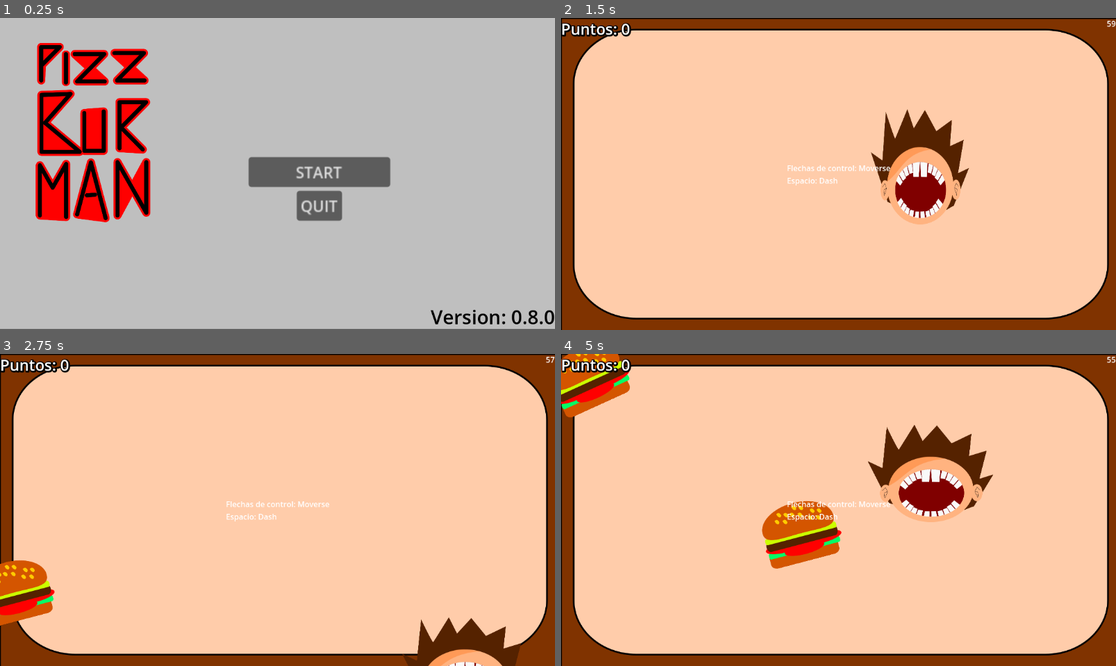
Above: before the commit, frames 1-4 (two rows, left to right).
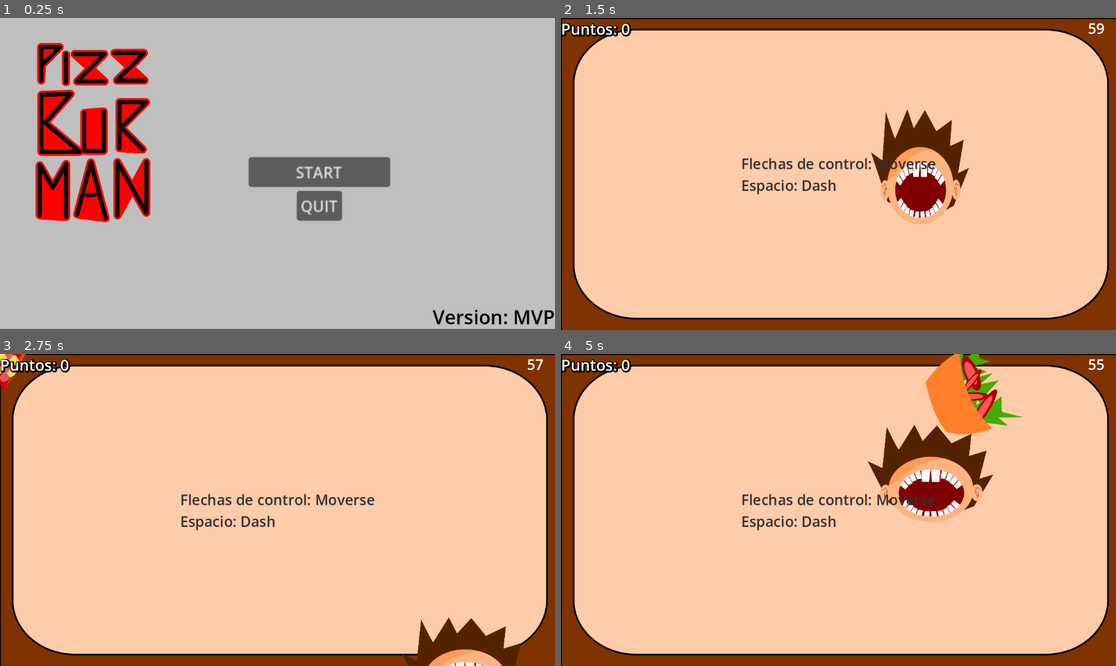
Above: after the commit, the same moments.

Repository: NitroXen/PizzBurMan
Game: Godot game, scene res://Scenes/menu.tscn
Same seed, same stepped clock (60 frames per second), same inputs: the game is played once before the commit and once after it.
Inputs:
- Up to frame 1 (0.25 s): no input
- Up to frame 2 (1.5 s): click "START" at 0.5 s; tap Enter at 1.25 s; hold Right (right) from 1.28 s (still down); hold Space (dash) from 1.28 s (still down)
- Up to frame 3 (2.75 s): release Right (right) at 2.03 s; release Space (dash) at 2.03 s; hold Down (down) from 2.03 s (still down); tap Space (dash) at 2.1 s
- Up to frame 4 (5 s): release Down (down) at 2.78 s; hold Right (right) 2.78-3.53 s; hold Space (dash) 2.78-3.53 s; hold Up (up) 3.53-4.28 s; tap Space (dash) at 3.6 s; hold Left (left) from 4.28 s (still down); hold Space (dash) from 4.28 s (still down)

The runs differ from the first frame. In frame 1, 0.6% of the frame differs, in the area x 77-100%, y 93-99%; in frame 2, 1.0%; in frame 3, 2.9%; in frame 4, 7.4%, in the area x 0-100%, y 0-69%.

Commit message:
add: game over, bad food and salad

Diff:
--- a/Components/respawn_component.tscn
+++ b/Components/respawn_component.tscn
@@ -1,7 +1,9 @@
-[gd_scene load_steps=4 format=3 uid="uid://bg53aedutdx68"]
+[gd_scene load_steps=6 format=3 uid="uid://bg53aedutdx68"]
 
 [ext_resource type="Script" uid="uid://ccrks4s57klbr" path="res://Scripts/respawn_component.gd" id="1_0y0en"]
 [ext_resource type="PackedScene" uid="uid://dqofulghxmqn6" path="res://Scenes/food.tscn" id="2_q6k53"]
+[ext_resource type="PackedScene" uid="uid://br455ln1gpja7" path="res://Scenes/bad_food.tscn" id="2_ypjaf"]
+[ext_resource type="PackedScene" uid="uid://caj6qn4gu2a3v" path="res://Scenes/salad.tscn" id="4_kqvhh"]
 
 [sub_resource type="Curve2D" id="Curve2D_q6k53"]
 _data = {
@@ -11,14 +13,14 @@
 
 [node name="RespawnComponent" type="Node2D"]
 script = ExtResource("1_0y0en")
-foods = Array[PackedScene]([ExtResource("2_q6k53"), null, null])
+foods = Array[PackedScene]([ExtResource("2_ypjaf"), ExtResource("2_q6k53"), ExtResource("4_kqvhh")])
 
 [node name="Path2D" type="Path2D" parent="."]
 curve = SubResource("Curve2D_q6k53")
 
 [node name="PathFollow2D" type="PathFollow2D" parent="Path2D"]
 position = Vector2(-1, 3)
-rotation = -0.00435537
+rotation = -0.0043553733
 
 [node name="FoodTimer" type="Timer" parent="."]
 wait_time = 2.0
--- /dev/null
+++ b/Scenes/bad_food.tscn
@@ -0,0 +1,40 @@
+[gd_scene load_steps=6 format=3 uid="uid://br455ln1gpja7"]
+
+[ext_resource type="Script" uid="uid://xbqnbqvk07nl" path="res://Scripts/bad_food.gd" id="1_fj0nj"]
+[ext_resource type="Texture2D" uid="uid://dmjdno1mss7tl" path="res://assets/BurgerMal.svg" id="2_ogyg5"]
+[ext_resource type="Texture2D" uid="uid://br7hvhbtcsy5p" path="res://assets/PizzaMal.svg" id="3_pj2su"]
+
+[sub_resource type="SpriteFrames" id="SpriteFrames_w4qfl"]
+animations = [{
+"frames": [{
+"duration": 1.0,
+"texture": ExtResource("2_ogyg5")
+}],
+"loop": true,
+"name": &"BurgerMal",
+"speed": 5.0
+}, {
+"frames": [{
+"duration": 1.0,
+"texture": ExtResource("3_pj2su")
+}],
+"loop": true,
+"name": &"PizzaMal",
+"speed": 5.0
+}]
+
+[sub_resource type="CircleShape2D" id="CircleShape2D_6t0fr"]
+radius = 43.56604
+
+[node name="BadFood" type="RigidBody2D"]
+collision_layer = 2
+gravity_scale = 0.0
+script = ExtResource("1_fj0nj")
+
+[node name="Anim2D" type="AnimatedSprite2D" parent="."]
+scale = Vector2(0.38390094, 0.43373495)
+sprite_frames = SubResource("SpriteFrames_w4qfl")
+animation = &"BurgerMal"
+
+[node name="CollisionShape2D" type="CollisionShape2D" parent="."]
+shape = SubResource("CircleShape2D_6t0fr")
--- a/Scenes/food.tscn
+++ b/Scenes/food.tscn
@@ -28,7 +28,7 @@
 
 [sub_resource type="Animation" id="Animation_h4kkx"]
 resource_name = "Eating"
-length = 0.4
+length = 0.5
 tracks/0/type = "value"
 tracks/0/imported = false
 tracks/0/enabled = true
@@ -36,7 +36,7 @@
 tracks/0/interp = 2
 tracks/0/loop_wrap = true
 tracks/0/keys = {
-"times": PackedFloat32Array(0, 0.4),
+"times": PackedFloat32Array(0, 0.5),
 "transitions": PackedFloat32Array(1, 1),
 "update": 0,
 "values": [Vector2(1, 1), Vector2(0.1, 0.1)]
@@ -71,7 +71,7 @@
 [node name="Anim2D" type="AnimatedSprite2D" parent="."]
 scale = Vector2(0.5, 0.5)
 sprite_frames = SubResource("SpriteFrames_d37wj")
-animation = &"burger"
+animation = &"pizza"
 
 [node name="CollisionShape2D" type="CollisionShape2D" parent="."]
 shape = SubResource("CircleShape2D_d37wj")
--- a/Scenes/game.tscn
+++ b/Scenes/game.tscn
@@ -9,6 +9,13 @@
 font_size = 32
 shadow_size = 10
 shadow_color = Color(0, 0, 0, 1)
+
+[sub_resource type="LabelSettings" id="LabelSettings_i6g32"]
+font_size = 30
+font_color = Color(0.19076231, 0.19076234, 0.19076231, 1)
+
+[sub_resource type="LabelSettings" id="LabelSettings_wowpa"]
+font_size = 30
 
 [node name="Game" type="Node"]
 script = ExtResource("1_wowpa")
@@ -49,13 +56,15 @@
 size_flags_horizontal = 4
 text = "Flechas de control: Moverse
 Espacio: Dash"
+label_settings = SubResource("LabelSettings_i6g32")
 
 [node name="Timer" type="Label" parent="."]
 anchors_preset = 1
 anchor_left = 1.0
 anchor_right = 1.0
-offset_left = -1.0
-offset_bottom = 23.0
+offset_left = -58.0
+offset_bottom = 59.0
 grow_horizontal = 0
+label_settings = SubResource("LabelSettings_wowpa")
 
 [connection signal="timeout" from="EatingTimer" to="." method="_on_eating_timer_timeout"]
--- /dev/null
+++ b/Scenes/game_over.tscn
@@ -0,0 +1,50 @@
+[gd_scene load_steps=3 format=3 uid="uid://caolbyewo3dyn"]
+
+[ext_resource type="Script" uid="uid://ckg4w7qcbj4mf" path="res://Scripts/game_over.gd" id="1_ojehl"]
+
+[sub_resource type="LabelSettings" id="LabelSettings_8fo1c"]
+paragraph_spacing = 1.0
+font_size = 40
+font_color = Color(0.16206557, 0.1620656, 0.16206557, 1)
+
+[node name="GameOver" type="Control"]
+layout_mode = 3
+anchors_preset = 15
+anchor_right = 1.0
+anchor_bottom = 1.0
+grow_horizontal = 2
+grow_vertical = 2
+script = ExtResource("1_ojehl")
+
+[node name="ColorRect" type="ColorRect" parent="."]
+layout_mode = 0
+offset_right = 1149.0
+offset_bottom = 646.0
+
+[node name="VBoxContainer" type="VBoxContainer" parent="."]
+layout_mode = 1
+anchors_preset = 8
+anchor_left = 0.5
+anchor_top = 0.5
+anchor_right = 0.5
+anchor_bottom = 0.5
+offset_left = -307.0
+offset_top = -132.0
+offset_right = 325.0
+offset_bottom = 105.0
+grow_horizontal = 2
+grow_vertical = 2
+
+[node name="Label" type="Label" parent="VBoxContainer"]
+unique_name_in_owner = true
+layout_mode = 2
+text = "Game over
+Tu puntuacion es : "
+label_settings = SubResource("LabelSettings_8fo1c")
+
+[node name="Button" type="Button" parent="VBoxContainer"]
+unique_name_in_owner = true
+layout_mode = 2
+text = "Menu"
+
+[connection signal="pressed" from="VBoxContainer/Button" to="." method="_on_button_pressed"]
--- a/Scenes/menu.tscn
+++ b/Scenes/menu.tscn
@@ -64,7 +64,7 @@
 offset_top = -23.0
 grow_horizontal = 0
 grow_vertical = 0
-text = "Version: 0.8.0"
+text = "Version: MVP"
 label_settings = SubResource("LabelSettings_xhh6f")
 
 [connection signal="pressed" from="HBoxContainer/StartButton" to="." method="_on_start_button_pressed"]
--- /dev/null
+++ b/Scenes/salad.tscn
@@ -0,0 +1,19 @@
+[gd_scene load_steps=4 format=3 uid="uid://caj6qn4gu2a3v"]
+
+[ext_resource type="Script" uid="uid://bfb62y0v3v6ah" path="res://Scripts/salad.gd" id="1_j6l3p"]
+[ext_resource type="Texture2D" uid="uid://duni3srijrw3n" path="res://assets/salad.svg" id="1_kva3g"]
+
+[sub_resource type="CircleShape2D" id="CircleShape2D_j6l3p"]
+radius = 68.26419
+
+[node name="Salad" type="RigidBody2D"]
+collision_layer = 2
+gravity_scale = 0.0
+script = ExtResource("1_j6l3p")
+
+[node name="Sprite2D" type="Sprite2D" parent="."]
+scale = Vector2(0.6, 0.6)
+texture = ExtResource("1_kva3g")
+
+[node name="CollisionShape2D" type="CollisionShape2D" parent="."]
+shape = SubResource("CircleShape2D_j6l3p")
--- a/Scripts/autoload.gd
+++ b/Scripts/autoload.gd
@@ -2,3 +2,5 @@
 
 var puntuacion = 0
 var puntos_burger = 100
+
+var puntos_salad = 500
--- /dev/null
+++ b/Scripts/bad_food.gd
@@ -0,0 +1,11 @@
+extends RigidBody2D
+
+func _ready() -> void:
+	var rand = randi()%2
+	if (rand==1):
+		$Anim2D.play("BurgerMal")
+	else:
+		$Anim2D.play("PizzaMal")
+
+func bad_food_eating():
+	get_tree().change_scene_to_file("res://Scenes/game_over.tscn")
--- a/Scripts/food.gd
+++ b/Scripts/food.gd
@@ -1,7 +1,13 @@
 extends RigidBody2D
 
+var foods = ["burger", "pizza"];
+
 func _ready() -> void:
-	$Anim2D.play("burger")
+	var rand = randi()%2
+	if (rand==1):
+		$Anim2D.play(foods[0])
+	else:
+		$Anim2D.play(foods[1])
 
 func food_eating():
 	$AnimationPlayer.play("Eating")
--- a/Scripts/game.gd
+++ b/Scripts/game.gd
@@ -8,5 +8,6 @@
 
 
 
+
 func _on_eating_timer_timeout() -> void:
-	get_tree().change_scene_to_file("res://Scenes/menu.tscn")
+	get_tree().change_scene_to_file("res://Scenes/game_over.tscn")
--- /dev/null
+++ b/Scripts/game_over.gd
@@ -0,0 +1,9 @@
+extends Control
+
+func _ready():
+	%Label.text = "Game over
+Tu puntuacion es : %d" % Autoload.puntuacion
+
+func _on_button_pressed() -> void:
+	Autoload.puntuacion = 0
+	get_tree().change_scene_to_file("res://Scenes/menu.tscn")
--- a/Scripts/player.gd
+++ b/Scripts/player.gd
@@ -50,10 +50,15 @@
 
 
 func _on_body_entered(body: Node2D) -> void:
-	Autoload.puntuacion += Autoload.puntos_burger
 	$AnimatedSprite2D.play("eating")
 	if body.has_method("food_eating"):
 		body.food_eating()
+		Autoload.puntuacion += Autoload.puntos_burger
+	if body.has_method("bad_food_eating"):
+		body.bad_food_eating()
+	if body.has_method("salad_eating"):
+		Autoload.puntuacion += Autoload.puntos_salad
+		body.salad_eating()
 
 
 
--- a/Scripts/respawn_component.gd
+++ b/Scripts/respawn_component.gd
@@ -5,7 +5,7 @@
 
 
 func _on_food_timer_timeout() -> void:
-	var type_food = foods[0]
+	var type_food = foods[randi()%3]
 	var food = type_food.instantiate()
 
 	# Choose a random location on Path2D.
@@ -26,5 +26,6 @@
 	var velocity = Vector2(randf_range(150.0, 250.0), 0.0)
 	food.linear_velocity = velocity.rotated(direction)
 
+
 	# Spawn the mob by adding it to the Main scene.
 	add_child(food)
--- /dev/null
+++ b/Scripts/salad.gd
@@ -0,0 +1,5 @@
+extends RigidBody2D
+
+
+func salad_eating():
+	queue_free()
--- a/project.godot
+++ b/project.godot
@@ -12,12 +12,16 @@
 
 config/name="PizzBurMan"
 run/main_scene="uid://b7mvcmd17plcf"
-config/features=PackedStringArray("4.4", "Mobile")
+config/features=PackedStringArray("4.5", "Mobile")
 config/icon="res://icon.svg"
 
 [autoload]
 
 Autoload="*res://Scripts/autoload.gd"
+
+[dotnet]
+
+project/assembly_name="PizzBurMan"
 
 [input]
 
Not shown: 1 places in Scenes/game.tscn that only renumber resources
Not shown, added: Scripts/bad_food.gd.uid
Not shown, added: Scripts/game_over.gd.uid
Not shown, added: Scripts/salad.gd.uid
